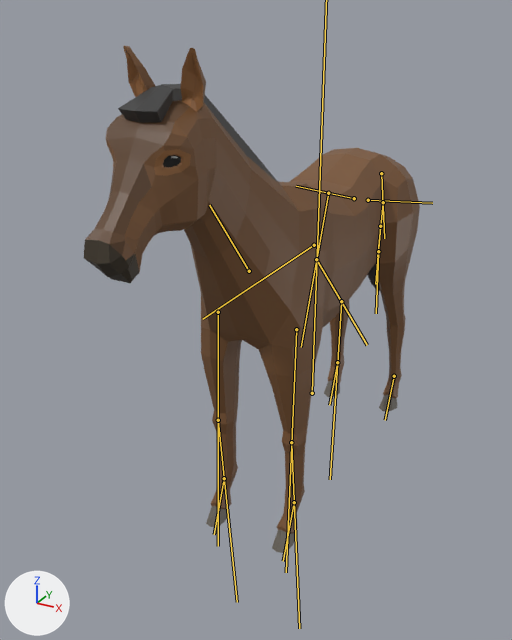
One commit to the glTF model public/dunia-hewan/models/horse.glb: the scene before it, then after it.
One viewpoint serves both versions: a camera (50 mm lens) standing at (1.26, -2.87, 2.16) and looking at (-0.13, -0.35, 0.9). The axes (+X, +Y, +Z) are drawn at lower left. The lights are the same throughout. The first picture is the older version. The bones that change are drawn over the model as lines.
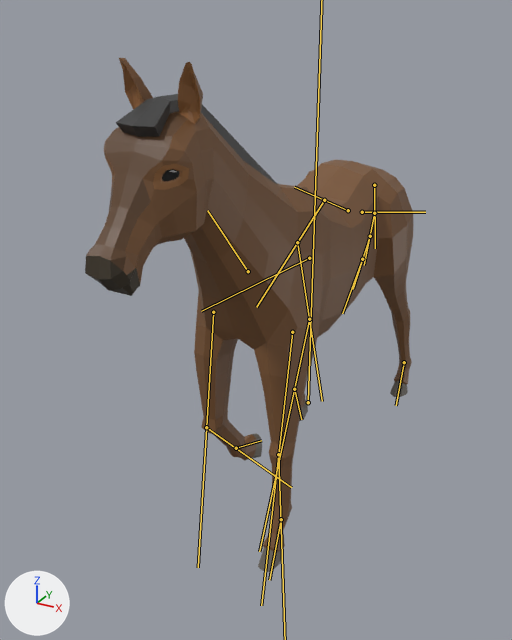
The newer file adds an action. The first version stands in its rest pose; the second is drawn at frame 17 of the action 'Walk'.

Pixel boxes [x1, y1, x2, y2] of what changed, in the pictures (512 x 640 px):
'Cube', posed
    before: [106, 45, 420, 534]
    after: [104, 58, 413, 552]
'Cube_1', posed
    before: [85, 101, 190, 255]
    after: [86, 113, 187, 271]
'Cube_4', posed
    before: [118, 84, 380, 292]
    after: [116, 94, 278, 185]
'Cube_2', posed
    before: [109, 46, 203, 176]
    after: [106, 58, 200, 190]
'Cube_5', posed (7% shorter)
    before: [84, 240, 139, 283]
    after: [85, 256, 140, 296]
'Cube_3', posed (17% narrower, 11% taller)
    before: [206, 380, 397, 553]
    after: [250, 380, 408, 572]
bone 'Torso2', root to tip
    before: (314, 245) to (202, 319)
    after: (309, 258) to (201, 311)
bone 'Neck1', root to tip
    before: (249, 271) to (209, 205)
    after: (248, 271) to (207, 210)
bone 'FrontUpperLegL', root to tip
    before: (296, 329) to (286, 572)
    after: (292, 332) to (261, 605)
bone 'FrontUpperLegR', root to tip
    before: (218, 312) to (218, 546)
    after: (213, 312) to (198, 567)
bone 'FrontLowerLegR', root to tip
    before: (218, 420) to (237, 602)
    after: (206, 427) to (291, 487)
bone 'BackShoulderL', root to tip
    before: (368, 200) to (432, 203)
    after: (362, 212) to (425, 212)
bone 'BackShoulderR', root to tip
    before: (354, 198) to (296, 186)
    after: (348, 210) to (294, 187)
bone 'BackLegR', root to tip
    before: (328, 193) to (301, 347)
    after: (324, 200) to (256, 307)
bone 'BackUpperLegR', root to tip
    before: (316, 259) to (367, 345)
    after: (297, 242) to (322, 401)
bone 'BackLowerLegR', root to tip
    before: (341, 301) to (330, 479)
    after: (309, 319) to (259, 551)
bone 'Tail3', root to tip
    before: (381, 173) to (384, 238)
    after: (374, 185) to (375, 248)
bone 'Tail4', root to tip
    before: (383, 202) to (377, 256)
    after: (374, 213) to (364, 265)
bone 'Tail5', root to tip
    before: (380, 226) to (375, 284)
    after: (370, 236) to (353, 289)
bone 'Tail6', root to tip
    before: (378, 251) to (376, 313)
    after: (362, 259) to (342, 313)
bone 'IKBackLegL', root to tip
    before: (394, 376) to (385, 420)
    after: (404, 362) to (396, 405)
bone 'IKFrontLegL', root to tip
    before: (294, 502) to (283, 561)
    after: (281, 519) to (269, 580)
bone 'IKBackLegR', root to tip
    before: (337, 362) to (329, 405)
    after: (294, 389) to (301, 419)
bone 'IKFrontLegR', root to tip
    before: (224, 478) to (214, 534)
    after: (236, 448) to (261, 440)

The change in detail:
Bone 'Body' (bone_body) moves from (0.0, 0.0, 0.0) to (-0.06, -0.15, -0.02).
Bone 'Body' (bone_body) turns from (0, 0, 0) to (0, 1, 0) degrees about its own x, y and z.
Bone 'Torso2' (bone_torso2) turns from (0, 0, 0) to (5, 0, 0) degrees about its own x, y and z.
Bone 'Neck1' (bone_neck1) turns from (0, 0, 0) to (-8, 0, 0) degrees about its own x, y and z.
Bone 'FrontUpperLegL' (bone_frontupperlegl) turns from (0, 0, 0) to (-6, 1, -1) degrees about its own x, y and z.
Bone 'FrontLowerLegL' (bone_frontlowerlegl) turns from (0, 0, 0) to (-8, 0, 0) degrees about its own x, y and z.
Bone 'FrontUpperLegR' (bone_frontupperlegr) turns from (0, 0, 0) to (-3, 1, -1) degrees about its own x, y and z.
Bone 'FrontLowerLegR' (bone_frontlowerlegr) turns from (0, 0, 0) to (-46, 0, 0) degrees about its own x, y and z.
Bone 'BackShoulderL' (bone_backshoulderl) turns from (0, 0, 0) to (0, 10, 3) degrees about its own x, y and z.
Bone 'BackShoulderR' (bone_backshoulderr) turns from (0, 0, 0) to (-5, 39, -13) degrees about its own x, y and z.
Bone 'BackLegR' (bone_backlegr) turns from (0, 0, 0) to (-6, 4, -5) degrees about its own x, y and z.
Bone 'BackUpperLegR' (bone_backupperlegr) turns from (0, 0, 0) to (22, -1, -6) degrees about its own x, y and z.
Bone 'BackLowerLegR' (bone_backlowerlegr) turns from (0, 0, 0) to (15, 0, 3) degrees about its own x, y and z.
Bone 'Tail3' (bone_tail3) turns from (0, 0, 0) to (0, 1, 3) degrees about its own x, y and z.
Bone 'Tail4' (bone_tail4) turns from (0, 0, 0) to (0, 0, 4) degrees about its own x, y and z.
Bone 'Tail5' (bone_tail5) turns from (0, 0, 0) to (0, 0, 7) degrees about its own x, y and z.
Bone 'Tail6' (bone_tail6) turns from (0, 0, 0) to (0, 0, 4) degrees about its own x, y and z.
Bone 'IKBackLegL' (bone_ikbacklegl) moves from (0.0, 0.0, 0.0) to (0.0, -0.16, 0.43).
Bone 'IKFrontLegL' (bone_ikfrontlegl) moves from (0.0, 0.0, 0.0) to (0.0, 0.11, -0.28).
Bone 'IKBackLegR' (bone_ikbacklegr) moves from (0.0, 0.0, 0.0) to (0.0, 0.27, -1.42).
Bone 'IKBackLegR' (bone_ikbacklegr) turns from (0, 0, 0) to (44, 0, 0) degrees about its own x, y and z.
Bone 'IKFrontLegR' (bone_ikfrontlegr) moves from (0.0, 0.0, 0.0) to (0.0, -0.32, 0.16).
Bone 'IKFrontLegR' (bone_ikfrontlegr) turns from (0, 0, 0) to (89, 0, 0) degrees about its own x, y and z.
